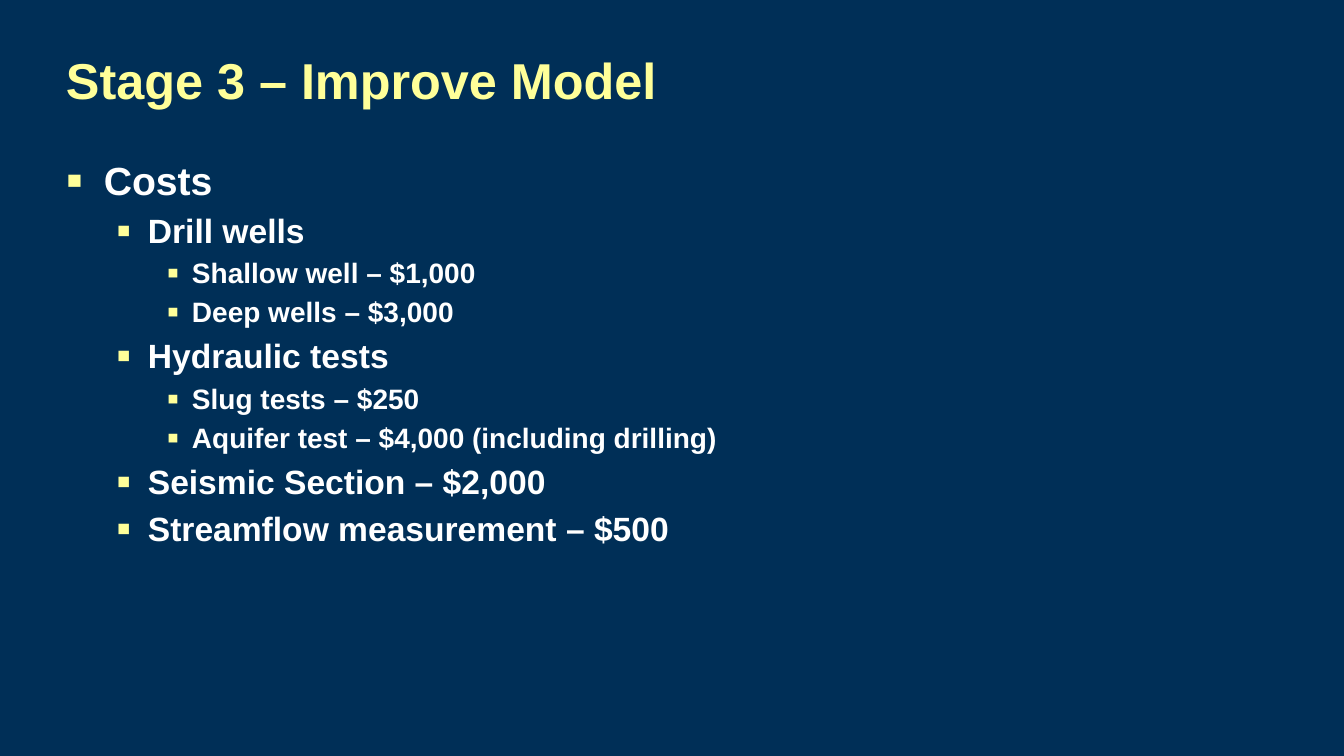
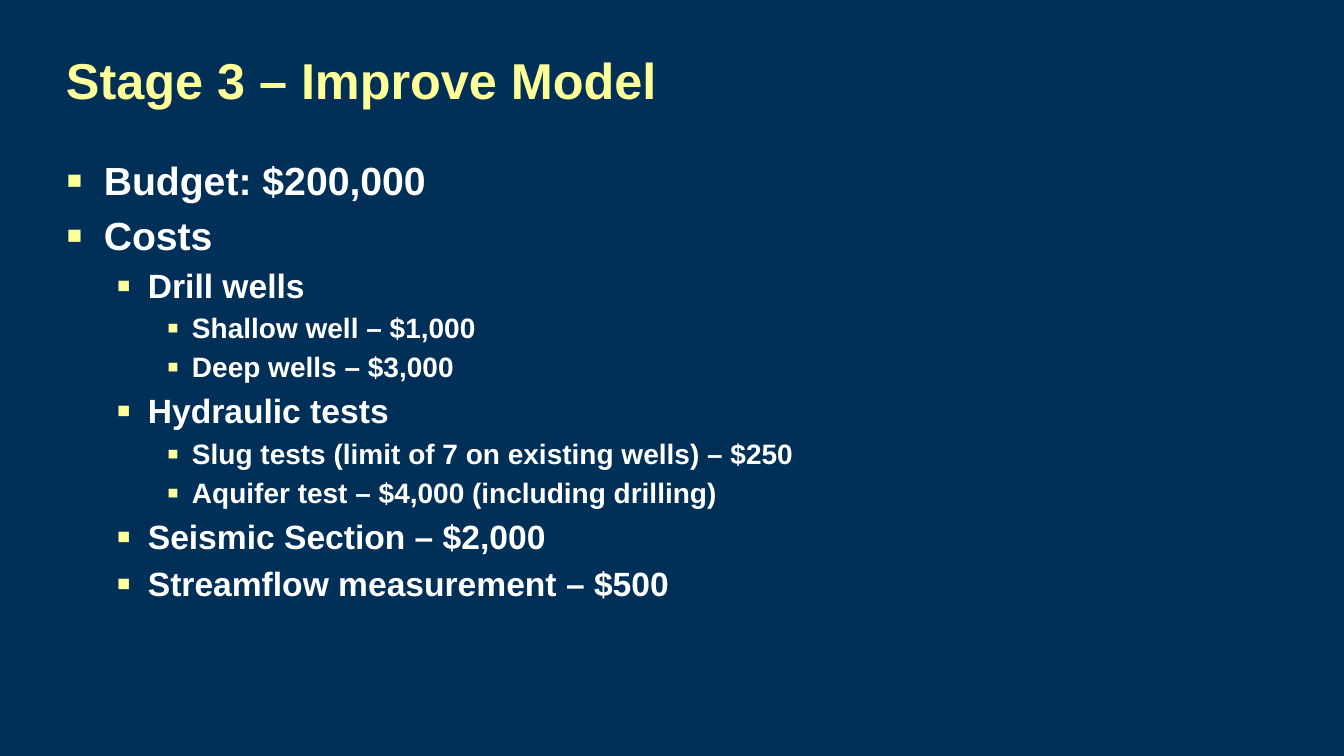
Before and after one commit to jdhughes-usgs/modflow-sandiego-2023, a slide deck: slide 4 of Lectures/Day4_1lecture_McDonaldValley_Stage3.pptx. Drawn at 1344x756 pixels with LibreOffice and Linux fonts; fonts in the diff are those of the drawing; background and template pictures are left out. Boxes give left, top, right and bottom in pixels: in the first picture for what was removed or moved away, otherwise in the second. Text is boxed around its words. In the diff, an @@ line names an element or a change of style, - is before the commit and + after.

Commit message:
update stage3 presentation

```diff
--- a/Lectures/Day4_1lecture_McDonaldValley_Stage3.pptx
+++ b/Lectures/Day4_1lecture_McDonaldValley_Stage3.pptx
@@ text at (x1=104, y1=166, x2=425, y2=203): paragraph added @@
+▪ Budget: $200,000
@@ text at (x1=192, y1=443, x2=792, y2=469): text changed @@
-    ▪ Slug tests – $250
+    ▪ Slug tests (limit of 7 on existing wells) – $250
```
Also in this commit, not shown: 2 slides added.
